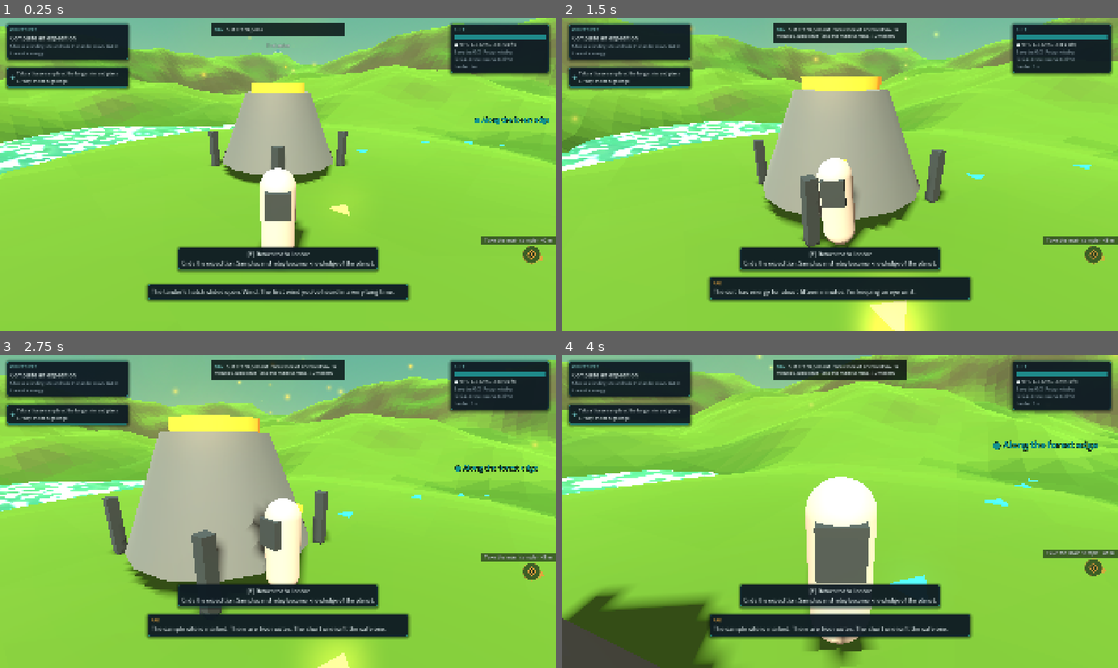
Above: before the commit, frames 1-4 (two rows, left to right).
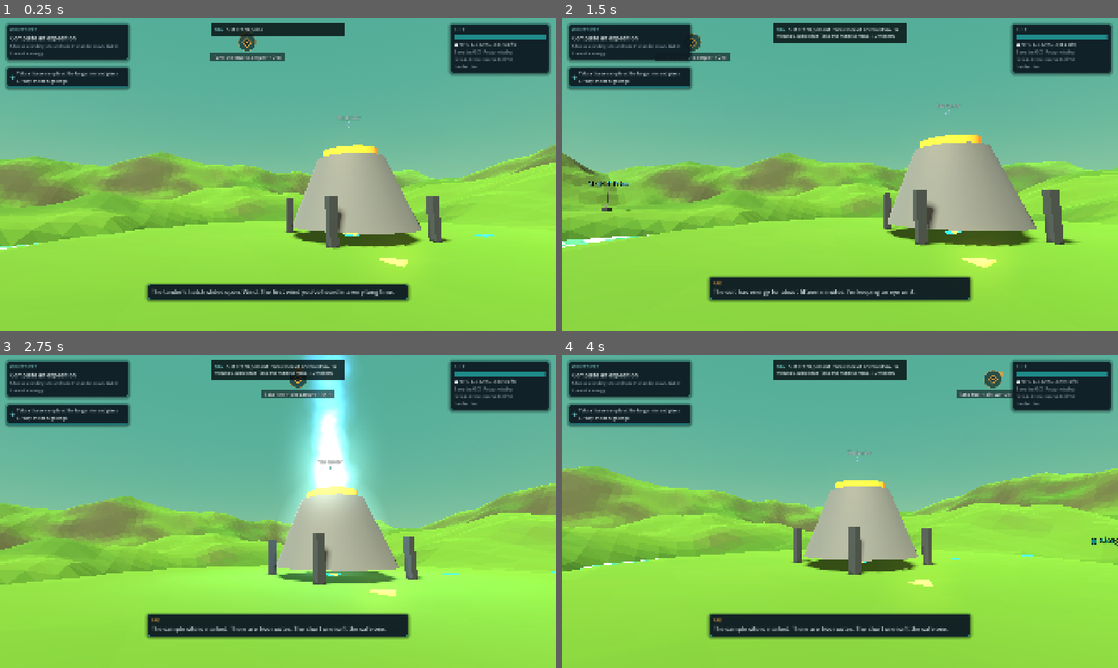
Above: after the commit, the same moments.

Repository: sebastianlistfeirup/GENESISARK
Game: Godot game, scene res://scenes/surface/surface.tscn
Two runs of this game, one before a commit and one after it. Both use one fixed random seed, a clock stepped at 60 frames per second and the inputs below. This scene is started directly instead of the project's main scene.
Inputs (mouse positions are in pixels of both pictures, inside the frame that each line leads up to):
- Up to frame 1 (0.25 s): no input
- Up to frame 2 (1.5 s): tap Enter (build_confirm) at 0.5 s; move the mouse to (867, 174) at 0.52 s; hold W (move_forward) from 0.53 s (still down); tap Space (ascend) at 0.6 s; click (867, 174) at 0.67 s; move the mouse to (812, 174) at 1.27 s; tap F (autopilot) at 1.35 s
- Up to frame 3 (2.75 s): keep holding W (move_forward); move the mouse to (289, 505) at 2.02 s; hold Enter (build_confirm) from 2.03 s (still down)
- Up to frame 4 (4 s): keep holding W (move_forward); move the mouse to (834, 517) at 2.77 s; release Enter (build_confirm) at 2.78 s; tap Shift (build_repeat) at 2.85 s; click (834, 517) at 2.92 s; move the mouse to (878, 514) at 3.52 s; hold B (colony_mode) from 3.53 s (still down)

The runs differ from the first frame. In frame 1, 59% of the frame differs, in the area x 0-100%, y 0-82%; in frame 2, 62%; in frame 3, 67%, in the area x 0-100%, y 0-100%; in frame 4, 63%.

Commit message:
Expedition opens with the lander coming down on its thruster, landing dust and the landing cue, then the captain steps out (skipped in tests/saved mid-expedition, short with reduced motion; capture with --action=intro)
Co-Authored-By: Claude Opus 5.5 <noreply@anthropic.com>

Diff:
--- a/evidence/scene_smoke.json
+++ b/evidence/scene_smoke.json
@@ -36,7 +36,7 @@
       "ok": true
     },
     {
-      "detail": "moved=0.61",
+      "detail": "moved=0.58",
       "name": "riglab_runs",
       "ok": true
     },
@@ -96,7 +96,7 @@
       "ok": true
     },
     {
-      "detail": "dyaw=-0.61",
+      "detail": "dyaw=-0.60",
       "name": "pad_look_turns_camera",
       "ok": true
     },
@@ -284,5 +284,5 @@
   "engine_version": "4.7.1-stable (official)",
   "failures": [],
   "status": "PASS",
-  "timestamp": "2026-10-24T11:25:56"
+  "timestamp": "2026-10-24T11:38:49"
 }
--- a/evidence/test_report.json
+++ b/evidence/test_report.json
@@ -1,6 +1,6 @@
 {
   "content_errors": [],
-  "elapsed_ms": 2206,
+  "elapsed_ms": 2262,
   "engine_version": "4.7.1-stable (official)",
   "failures": [],
   "files": {
@@ -17,5 +17,5 @@
   },
   "status": "PASS",
   "tests": 81,
-  "timestamp": "2026-10-24T11:24:52"
+  "timestamp": "2026-10-24T11:37:46"
 }
--- a/scripts/runtime/surface/surface_scene.gd
+++ b/scripts/runtime/surface/surface_scene.gd
@@ -97,6 +97,7 @@
 		captain.visual_pivot.add_child(lamp)
 	hud = GameHud.new()
 	add_child(hud)
+	_maybe_landing_intro(ex)
 	waypoints = WaypointLayer.new()
 	add_child(waypoints)
 	for key: String in _markers.keys():
@@ -406,3 +407,42 @@
 			captain.teleport(Vector3(0, terrain.height_at(0, 12) + 0.5, 12), 0.0)
 			captain.camera_rig.pitch = -0.6
 			captain.camera_rig.distance = 14.0
+
+
+## The lander comes down on a fresh expedition: it drops from the sky on its
+## thrusters, kicks up dust, and the captain steps out. Visual only (the domain
+## already holds the landed state); skipped in tests, evidence captures (unless
+## --action=intro), saved mid-expedition, and shortened with reduced motion.
+func _maybe_landing_intro(ex: ExpeditionState) -> void:
+	if AppFlow.test_mode or ex.elapsed_s > 0.5 or not ex.samples.is_empty():
+		return
+	if DebugCapture.requested() and str(AppFlow.params.get("action", "")) != "intro":
+		return
+	var lander: Node3D = _markers.get("lander")
+	if lander == null or lander.get_child_count() == 0:
+		return
+	var body := lander.get_child(0) as Node3D  # the VisualSlot
+	var dur := 0.6 if FxEffect.reduced_motion() else 3.4
+	var height := 38.0
+	body.position.y = height
+	var thr := VisualSlot.make("fx.thruster")
+	thr.rotation_degrees.x = -90.0  # plume points down at the ground
+	body.add_child(thr)
+	captain.visible = false
+	captain.input_enabled = false
+	captain.camera_rig.pitch = 0.12
+	captain.camera_rig.yaw = captain.camera_rig.yaw + 0.5
+	captain.camera_rig.snap()
+	var t := create_tween()
+	t.tween_property(body, "position:y", 0.0, dur).set_trans(Tween.TRANS_SINE).set_ease(Tween.EASE_OUT)
+	t.tween_callback(func() -> void:
+		thr.queue_free()
+		var dust := VisualSlot.make("fx.landing_dust")
+		lander.add_child(dust)
+		get_tree().create_timer(4.0).timeout.connect(dust.queue_free)
+		AudioService.play("sfx_landing", "SFX", -6.0))
+	t.tween_interval(0.0 if FxEffect.reduced_motion() else 0.6)
+	t.tween_callback(func() -> void:
+		captain.visible = true
+		captain.input_enabled = true
+		captain.camera_rig.pitch = CaptainCamera.REST_PITCH)
